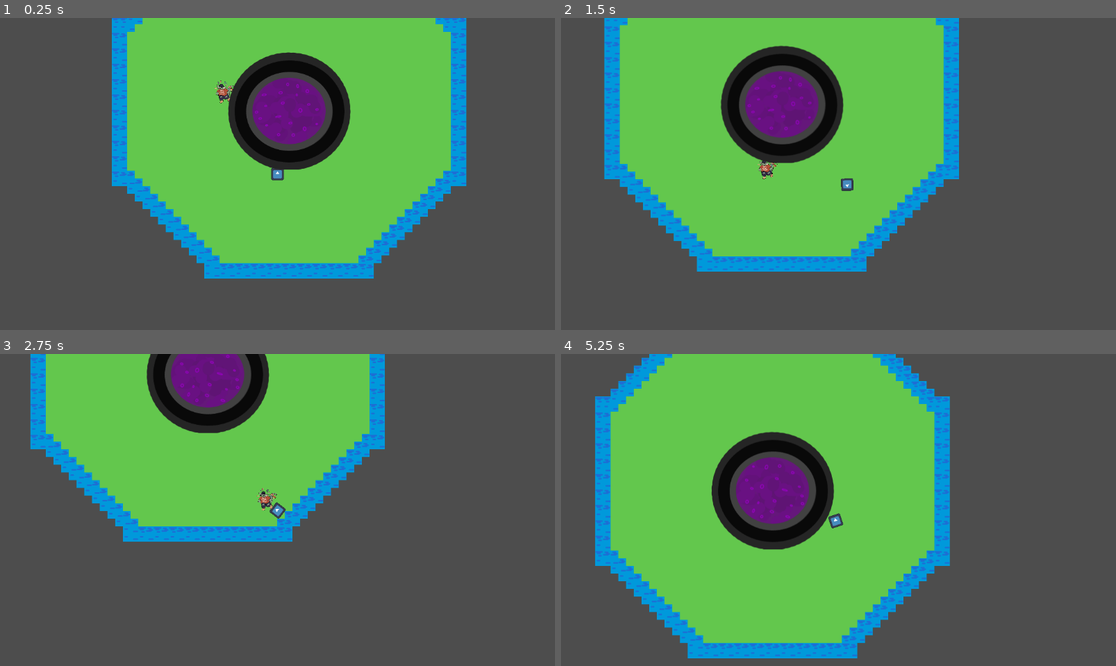
Above: before the commit, frames 1-4 (two rows, left to right).
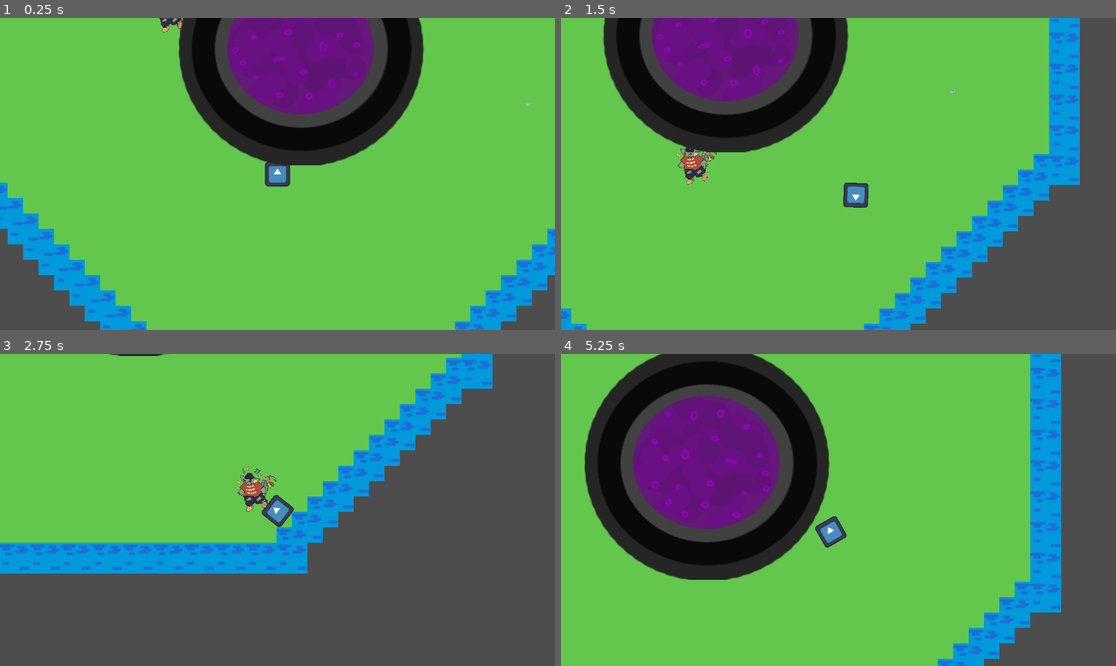
Above: after the commit, the same moments.

Repository: archimbald4488/FGJ2025
Game: Godot game, scene res://scenes/map.tscn
Two runs of this game, one before a commit and one after it. Both use one fixed random seed, a clock stepped at 60 frames per second and the inputs below. The engine's default icon, where the game draws it, is replaced by a stand-in: a white triangle on a blue panel in a dark square.
Inputs (mouse positions are in pixels of both pictures, inside the frame that each line leads up to):
- Up to frame 1 (0.25 s): no input
- Up to frame 2 (1.5 s): move the mouse to (960, 158) at 0.52 s; hold D (right) 0.53-1.28 s; click (960, 158) at 0.6 s; move the mouse to (727, 189) at 1.27 s; hold S (down) from 1.28 s (still down); click (727, 189) at 1.35 s
- Up to frame 3 (2.75 s): move the mouse to (333, 441) at 2.02 s; release S (down) at 2.03 s; hold D (right) from 2.03 s (still down); click (333, 441) at 2.1 s
- Up to frame 4 (5.25 s): move the mouse to (810, 572) at 2.77 s; release D (right) at 2.78 s; hold W (up) 2.78-3.53 s; click (810, 572) at 2.85 s; move the mouse to (1005, 556) at 3.52 s; hold A (left) 3.53-5.03 s; click (1005, 556) at 3.6 s; move the mouse to (672, 463) at 4.27 s; click (672, 463) at 4.35 s; move the mouse to (866, 510) at 5.02 s; hold S (down) from 5.03 s (still down); click (866, 510) at 5.1 s

The runs differ from the first frame. In frame 1, 72% of the frame differs, in the area x 0-100%, y 0-100%; in frame 2, 63%; in frame 3, 29%; in frame 4, 65%.

Commit message:
Powerup spawning

Diff:
--- a/project.godot
+++ b/project.godot
@@ -51,6 +51,7 @@
 2d_physics/layer_1="map"
 2d_physics/layer_2="player"
 2d_physics/layer_3="enemies"
+2d_physics/layer_5="powerups"
 
 [rendering]
 
--- a/scenes/enemies/lisko_enemy.gd
+++ b/scenes/enemies/lisko_enemy.gd
@@ -2,7 +2,6 @@
 var movement_speed: float = 180.0
 var movement_target_position: Vector2 = Vector2(60.0,180.0)
 
-# Health
 @export var health: int = 2
 @export var damage: int
 @onready var navigation_agent: NavigationAgent2D = $NavigationAgent2D
--- a/scenes/map.gd
+++ b/scenes/map.gd
@@ -8,6 +8,7 @@
 @export var min_spawn_distance: float = 100.0  # Minimum distance from the player for spawn
 @export var bubble_scene_path: String = "res://scenes/bubble.tscn"  # Path to the bubble scene
 @export var enemy_scene_path: String = "res://scenes/enemies/lisko_enemy.tscn"  # Path to the enemy scene
+@export var powerup_scene_path: String = "res://scenes/powerups/powerup.tscn"  # Path to the enemy scene
 
 func _ready():
 	# Start the spawning process
@@ -36,8 +37,15 @@
 	# Delay to match bubble animation timing
 	await get_tree().create_timer(1.0).timeout
 
-	# Spawn the enemy at the calculated position
-	spawn_enemy_at_position(spawn_position)
+	# Spawn the enemy and powerups at the calculated position
+	var rng = randi_range(1, 2)
+	print(rng)
+	if rng == 1:
+		spawn_enemy_at_position(spawn_position)
+	elif rng == 2:
+		spawn_powerup_at_position(spawn_position)
+	else:
+		print("Failed to load enemy")
 
 # Animate a bubble moving from the cauldron to the target position
 func animate_bubble(cauldron_position: Vector2, target_position: Vector2):
@@ -68,6 +76,14 @@
 
 	return spawn_position
 
+# Spawn powerup at the specified position
+func spawn_powerup_at_position(position: Vector2):
+	print("Powerup spawned at: ", position)
+	var powerup_scene = preload("res://scenes/powerups/powerup.tscn")
+	var powerup = powerup_scene.instantiate()
+	powerup.position = position
+	add_child(powerup)
+
 
 # Spawn an enemy at the specified position
 func spawn_enemy_at_position(position: Vector2):
--- a/scenes/map.tscn
+++ b/scenes/map.tscn
@@ -1,11 +1,12 @@
-[gd_scene load_steps=10 format=3 uid="uid://hmga23hvrsvb"]
+[gd_scene load_steps=11 format=3 uid="uid://hmga23hvrsvb"]
 
 [ext_resource type="Script" path="res://scenes/map.gd" id="1_1tk0n"]
 [ext_resource type="Texture2D" uid="uid://b5hsebu8w1nbh" path="res://assets/Sunnyside assets/TILESET/SunnysideWorld_Tileset_V0.1.png" id="1_lkicu"]
 [ext_resource type="PackedScene" uid="uid://dq1xnliwhi688" path="res://scenes/player/player.tscn" id="2_2hccj"]
 [ext_resource type="PackedScene" uid="uid://d4lg643btasi1" path="res://scenes/enemies/lisko_enemy.tscn" id="3_uiaia"]
-[ext_resource type="PackedScene" uid="uid://ni0bal3rv040" path="res://scenes/cauldron.tscn" id="5_22xbv"]
+[ext_resource type="PackedScene" path="res://scenes/cauldron.tscn" id="5_22xbv"]
 [ext_resource type="Script" path="res://scenes/cauldron.gd" id="6_2idbb"]
+[ext_resource type="PackedScene" uid="uid://bkp07ucalvdqe" path="res://scenes/powerups/powerup.tscn" id="7_tccl7"]
 
 [sub_resource type="TileSetAtlasSource" id="TileSetAtlasSource_0sjg1"]
 texture = ExtResource("1_lkicu")
@@ -458,6 +459,7 @@
 health = 0
 
 [node name="Camera2D" type="Camera2D" parent="Player"]
+zoom = Vector2(2, 2)
 position_smoothing_enabled = true
 
 [node name="LiskoEnemy" parent="." node_paths=PackedStringArray("target_to_chase") instance=ExtResource("3_uiaia")]
@@ -472,3 +474,7 @@
 
 [node name="Cauldron" parent="." instance=ExtResource("5_22xbv")]
 script = ExtResource("6_2idbb")
+
+[node name="powerup" parent="." instance=ExtResource("7_tccl7")]
+position = Vector2(235, 63)
+scale = Vector2(0.1, 0.1)
--- a/scenes/player/player.gd
+++ b/scenes/player/player.gd
@@ -12,10 +12,13 @@
 
 
 func get_input():
+	#Movement inputs
 	input.x = int(Input.is_action_pressed("right")) - int(Input.is_action_pressed("left"))
 	input.y = int(Input.is_action_pressed("down")) - int(Input.is_action_pressed("up"))
+	#Look at mouse direction
 	look_at(get_global_mouse_position())
 	if Input.is_action_just_pressed("attack"):
+		#Play attack animation
 		$Attack.play("attack")
 		print("attack")
 	return input.normalized()
@@ -24,8 +27,7 @@
 
 func _physics_process(delta):
 	input = get_input()
-	#rotation = atan2(velocity.y, velocity.x)
-
+	#Movement
 	if input == Vector2.ZERO:
 		if velocity.length() + (friction * delta):
 			velocity -= velocity.normalized() * (friction * delta)
@@ -36,7 +38,7 @@
 		velocity = velocity.limit_length(speed)
 	move_and_slide()
 
-
+#Check if enemy is in attack hitbox and deal damage
 func _on_attack_body_entered(body: Node2D) -> void:
 	print("Body entered:", body)
 	if body.is_in_group("Enemy"):
--- a/scenes/player/player.tscn
+++ b/scenes/player/player.tscn
@@ -48,7 +48,7 @@
 [node name="Player" type="CharacterBody2D"]
 position = Vector2(614, 294)
 collision_layer = 2
-collision_mask = 13
+collision_mask = 29
 script = ExtResource("1_r6wso")
 health = 5
 damage = 1
--- /dev/null
+++ b/scenes/powerups/powerup.gd
@@ -0,0 +1,8 @@
+extends Area2D
+
+func _ready() -> void:
+	pass
+
+#Check when player is in powerup hitbox
+func _on_body_entered(body: Node2D) -> void:
+	queue_free()
--- /dev/null
+++ b/scenes/powerups/powerup.tscn
@@ -0,0 +1,22 @@
+[gd_scene load_steps=4 format=3 uid="uid://bkp07ucalvdqe"]
+
+[ext_resource type="Script" path="res://scenes/powerups/powerup.gd" id="1_ffwkm"]
+[ext_resource type="Texture2D" uid="uid://ccoi2he0woa3i" path="res://assets/Booli/Cauldron.png" id="1_pmsn8"]
+
+[sub_resource type="RectangleShape2D" id="RectangleShape2D_1048b"]
+size = Vector2(37, 34.5)
+
+[node name="powerup" type="Area2D"]
+collision_layer = 16
+collision_mask = 2
+script = ExtResource("1_ffwkm")
+
+[node name="CollisionShape2D" type="CollisionShape2D" parent="."]
+position = Vector2(0, 9)
+shape = SubResource("RectangleShape2D_1048b")
+
+[node name="Sprite2D" type="Sprite2D" parent="."]
+scale = Vector2(0.2, 0.2)
+texture = ExtResource("1_pmsn8")
+
+[connection signal="body_entered" from="." to="." method="_on_body_entered"]
